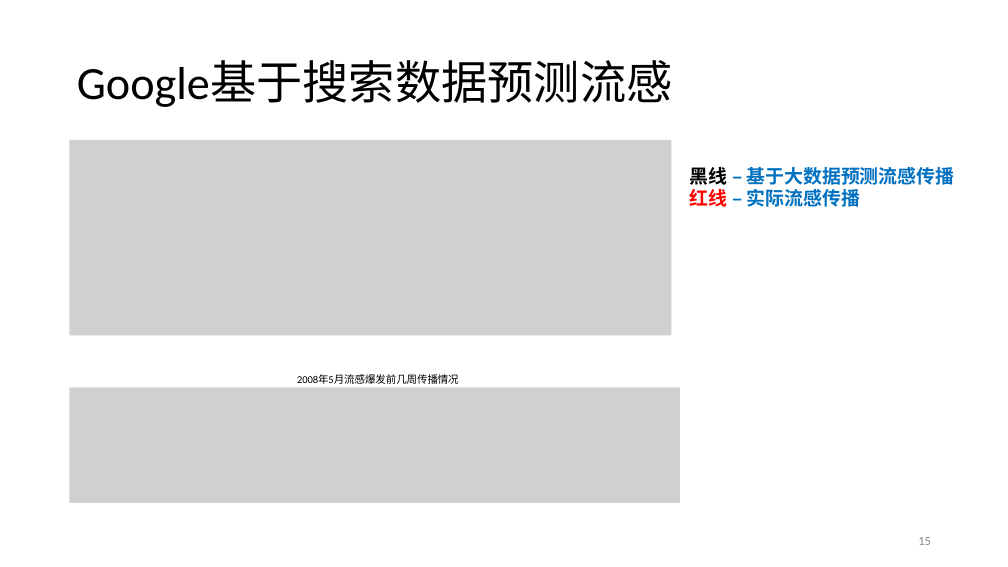
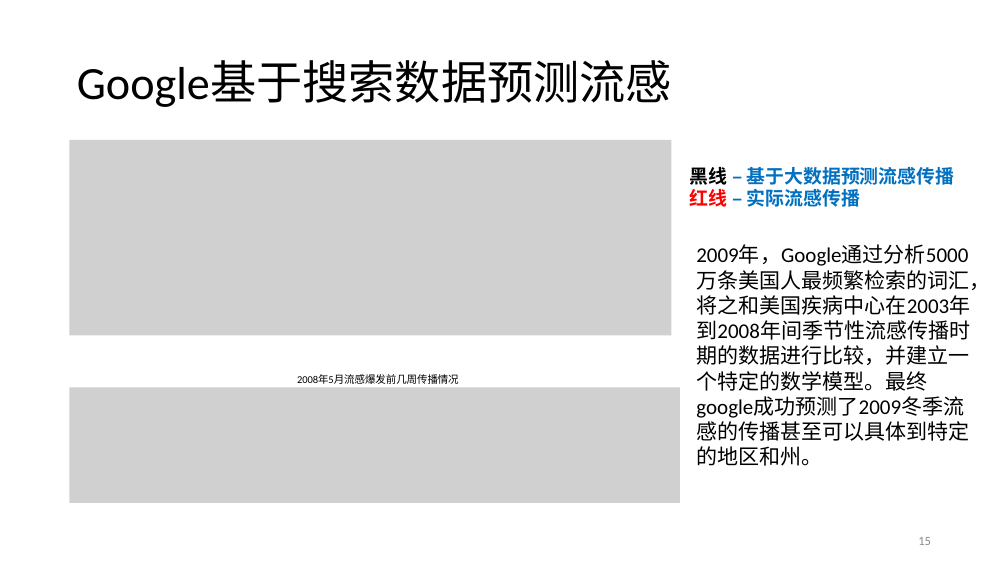
Before and after one commit to prm10/paper, a slide deck: slide 15 of presentation/big data.pptx. Drawn at 1008x567 pixels with LibreOffice and Linux fonts; fonts in the diff are those of the drawing; grey boxes stand for pictures. Boxes give left, top, right and bottom in pixels: in the first picture for what was removed or moved away, otherwise in the second. Text is boxed around its words. In the diff, an @@ line names an element or a change of style, - is before the commit and + after.

```diff
--- a/presentation/big data.pptx
+++ b/presentation/big data.pptx
@@ text added at <box>696,245,970,466</box>, 20 pt, text #000000 @@
+2009年，Google通过分析5000万条美国人最频繁检索的词汇，将之和美国疾病中心在2003年到2008年间季节性流感传播时期的数据进行比较，并建立一个特定的数学模型。最终google成功预测了2009冬季流感的传播甚至可以具体到特定的地区和州。
```
Also in this commit, not shown: 2 other slides changed.
